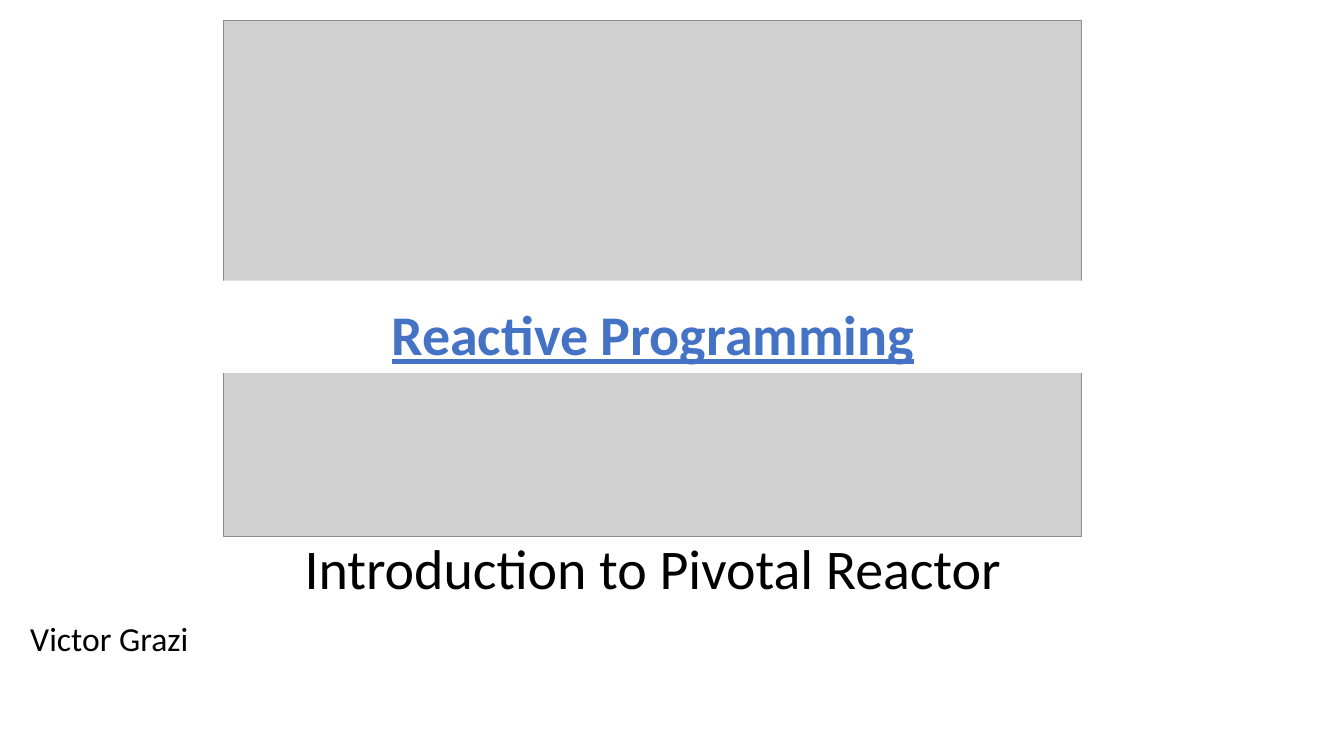
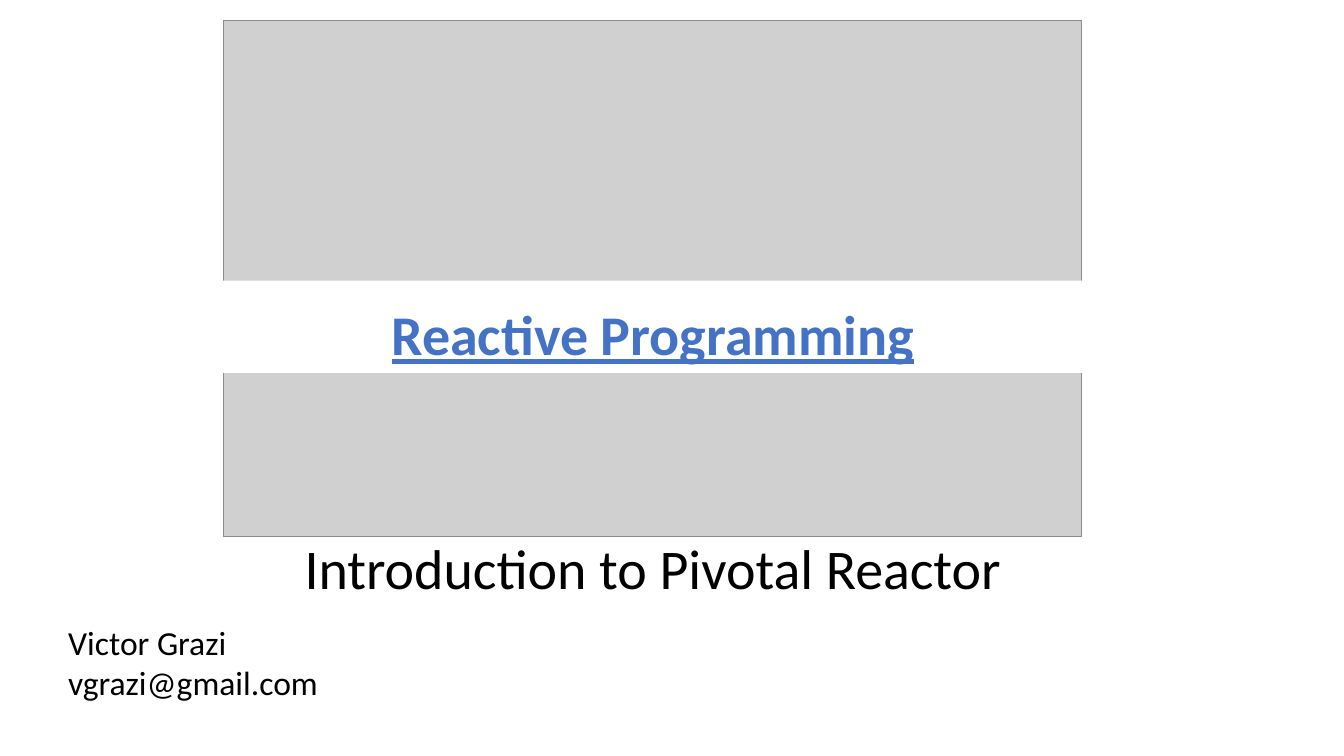
Before and after one commit to vgrazi/reactive-demo, a slide deck: slide 1 of presentation/Reactive Programming with Pivotal's Reactor.pptx. Drawn at 1344x756 pixels with LibreOffice and Linux fonts; fonts in the diff are those of the drawing; grey boxes stand for pictures. Boxes give left, top, right and bottom in pixels: in the first picture for what was removed or moved away, otherwise in the second. Text is boxed around its words. In the diff, an @@ line names an element or a change of style, - is before the commit and + after.

Commit message:
Added email to presentation

```diff
--- a/presentation/Reactive Programming with Pivotal's Reactor.pptx
+++ b/presentation/Reactive Programming with Pivotal's Reactor.pptx
@@ text "Victor Grazi": place and size @@
-text "Victor Grazi" at bbox=[30, 628, 188, 652]
+text "Victor Grazi" at bbox=[68, 632, 318, 701]
@@ text at bbox=[68, 671, 318, 701]: paragraph added @@
+vgrazi@gmail.com
```
